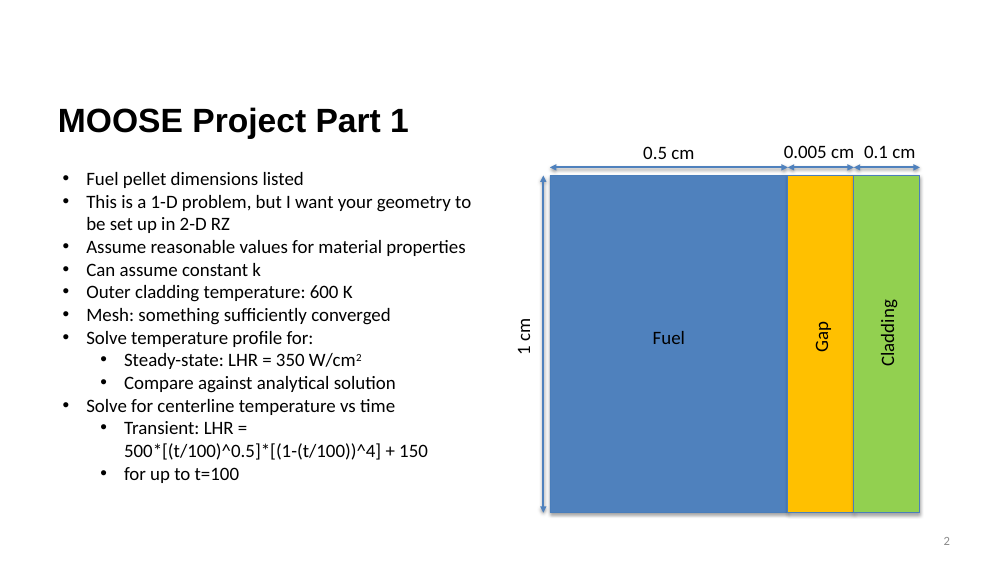
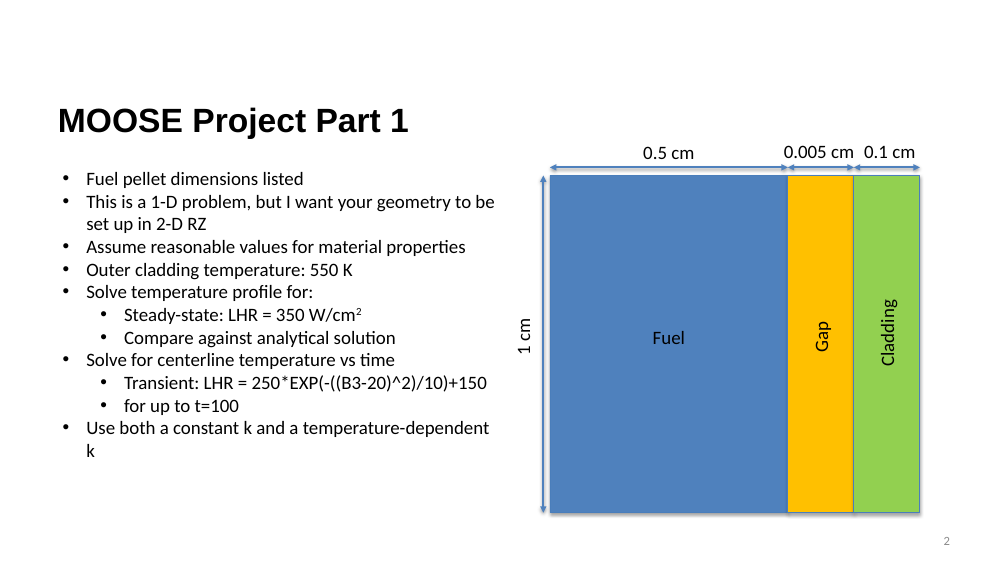
Before and after one commit to benbeeler/TEACHING, a slide deck: slide 2 of Nuclear_Fuel_Performance/NE533_Spring2024/MOOSE Project/MOOSE Project.pptx. Drawn at 1008x567 pixels with LibreOffice and Linux fonts; fonts in the diff are those of the drawing; background and template pictures are left out. Boxes give left, top, right and bottom in pixels: in the first picture for what was removed or moved away, otherwise in the second. Text is boxed around its words. In the diff, an @@ line names an element or a change of style, - is before the commit and + after.

```diff
--- a/Nuclear_Fuel_Performance/NE533_Spring2024/MOOSE Project/MOOSE Project.pptx
+++ b/Nuclear_Fuel_Performance/NE533_Spring2024/MOOSE Project/MOOSE Project.pptx
@@ text at <box>86,263,353,280</box>: text changed @@
-• Can assume constant k
-• Outer cladding temperature: 600 K
-• Mesh: something sufficiently converged
+• Outer cladding temperature: 550 K
@@ text at <box>124,375,487,392</box>: text changed @@
-  • Transient: LHR = 500*[(t/100)^0.5]*[(1-(t/100))^4] + 150
+  • Transient: LHR = 250*EXP(-((B3-20)^2)/10)+150
@@ text at <box>86,421,490,457</box>: paragraph added @@
+• Use both a constant k and a temperature-dependent k
```
Also in this commit, not shown: 2 other slides changed, 3 slides added.
